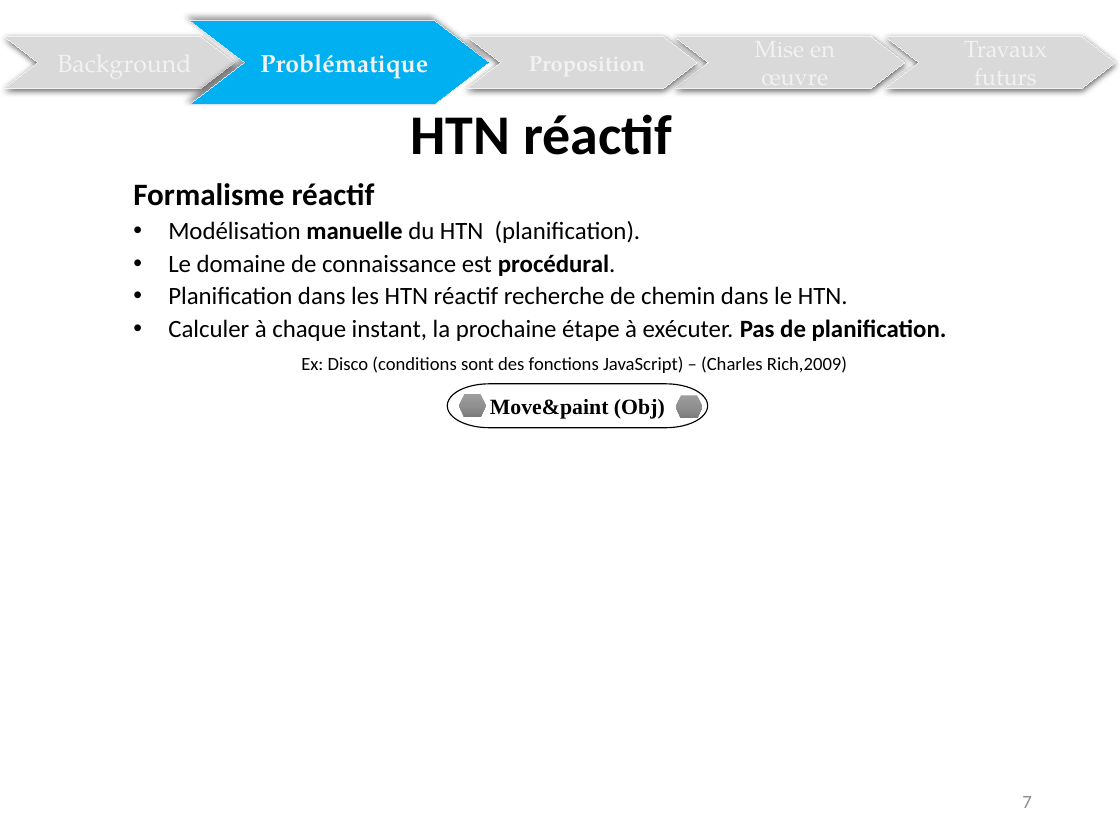
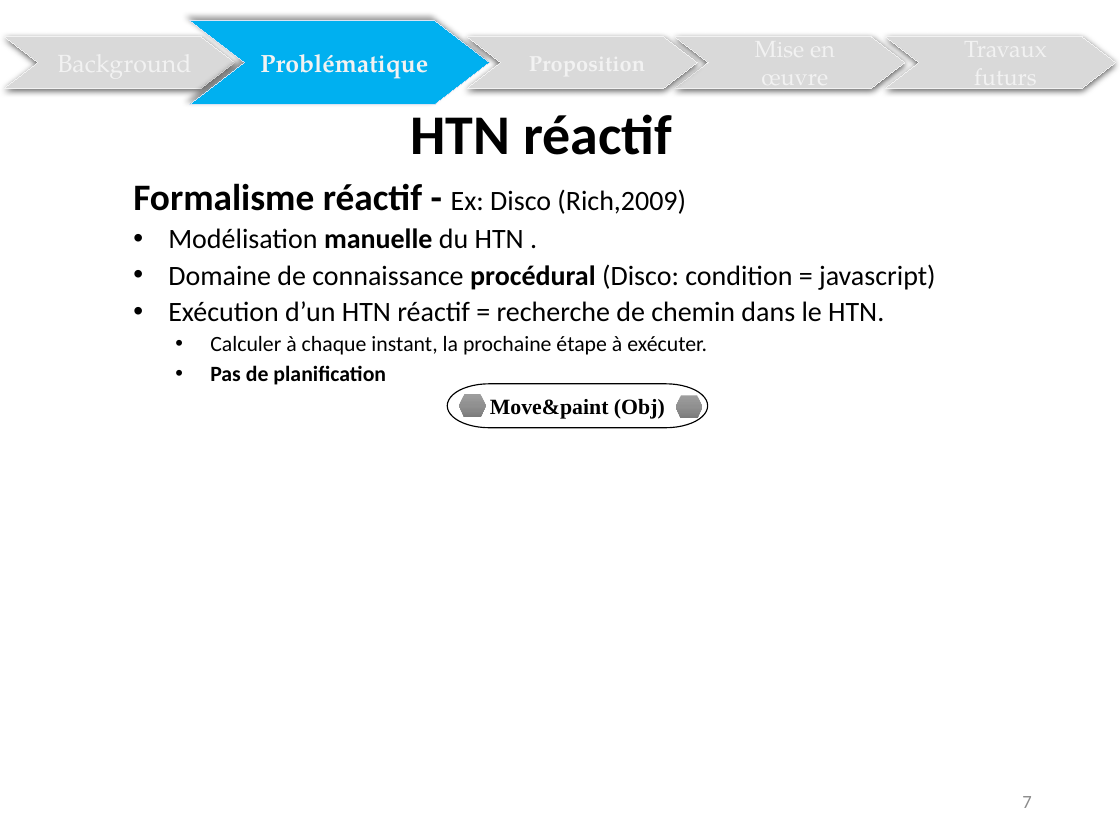
Before and after one commit to Olydia/Discolog, a slide deck: slide 13 of discolog/Rapport/Presentation_dauphine.pptx. Drawn at 1120x840 pixels with LibreOffice and Linux fonts; fonts in the diff are those of the drawing. Boxes give left, top, right and bottom in pixels: in the first picture for what was removed or moved away, otherwise in the second. Text is boxed around its words. In the diff, an @@ line names an element or a change of style, - is before the commit and + after.

```diff
--- a/discolog/Rapport/Presentation_dauphine.pptx
+++ b/discolog/Rapport/Presentation_dauphine.pptx
@@ text at [133,183,936,385]: text changed; size 16 to 18 pt @@
-  Formalisme réactif
-  • Modélisation manuelle du HTN (planification).
-  • Le domaine de connaissance est procédural.
-  • Planification dans les HTN réactif recherche de chemin dans le HTN.
-  • Calculer à chaque instant, la prochaine étape à exécuter. Pas de planification.
-  Ex: Disco (conditions sont des fonctions JavaScript) – (Charles Rich,2009)
+  Formalisme réactif - Ex: Disco (Rich,2009)
+  • Modélisation manuelle du HTN .
+  • Domaine de connaissance procédural (Disco: condition = javascript)
+  • Exécution d’un HTN réactif = recherche de chemin dans le HTN.
+    • Calculer à chaque instant, la prochaine étape à exécuter.
+    • Pas de planification
```
Also in this commit, not shown: 25 other slides changed, 2 slides added, 7 other files.
